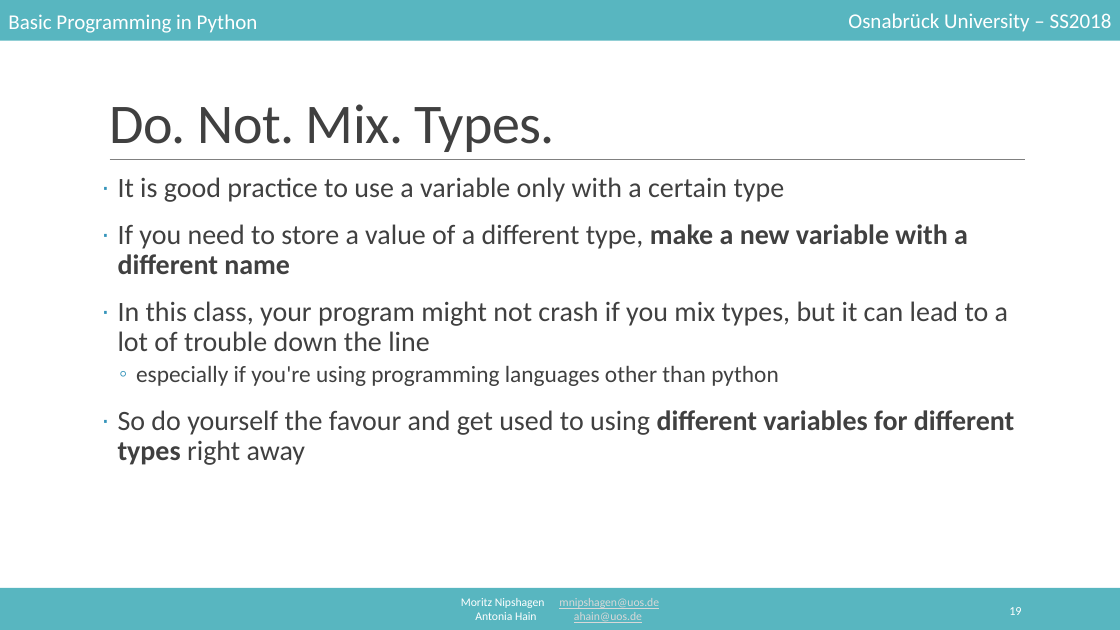
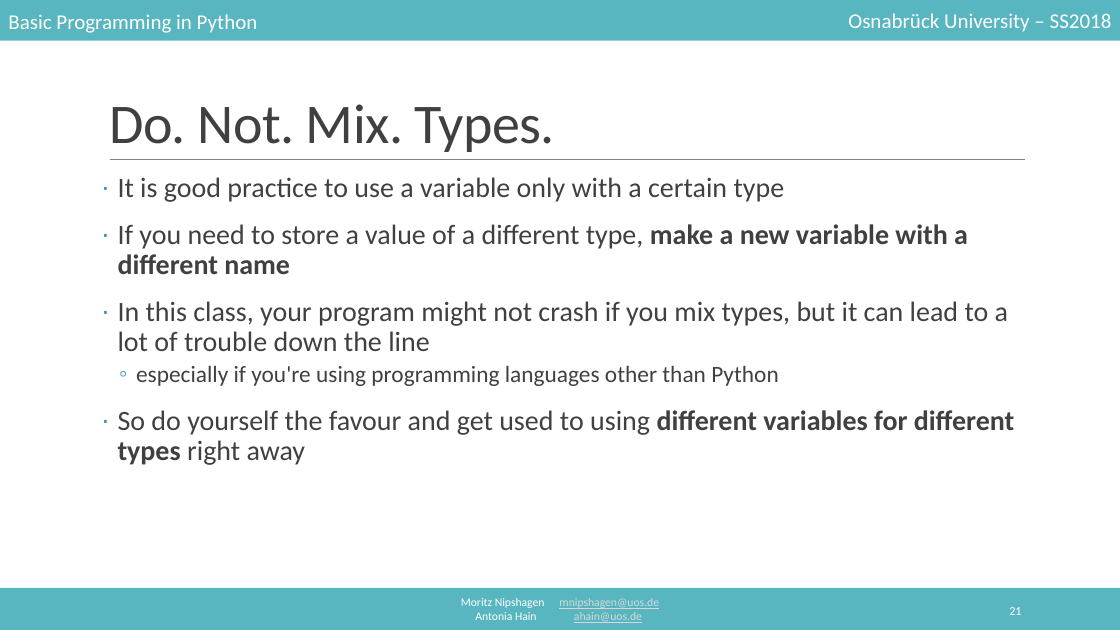
Before and after one commit to mnipshagen/monty, a slide deck: slide 21 of 2018/02/Syntax_and_variables.pptx (slide 19 before the commit). Drawn at 1120x630 pixels with LibreOffice and Linux fonts; fonts in the diff are those of the drawing. Boxes give left, top, right and bottom in pixels: in the first picture for what was removed or moved away, otherwise in the second. Text is boxed around its words. In the diff, an @@ line names an element or a change of style, - is before the commit and + after.

```diff
--- a/2018/02/Syntax_and_variables.pptx
+++ b/2018/02/Syntax_and_variables.pptx
@@ text at (x1=136, y1=366, x2=779, y2=386): text changed @@
-  ◦ especially if you're using programming languages other than python
+  ◦ especially if you're using programming languages other than Python
@@ page number at (x1=1009, y1=607, x2=1021, y2=615): text changed @@
-19
+21
```
Also in this commit, not shown: 7 other slides changed, 2 slides added, 1 other file.
